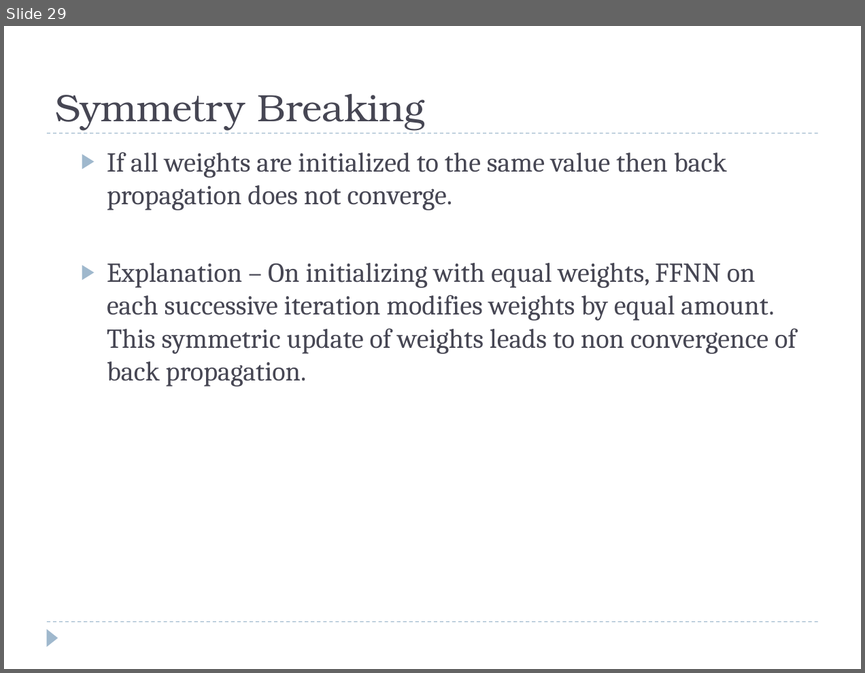
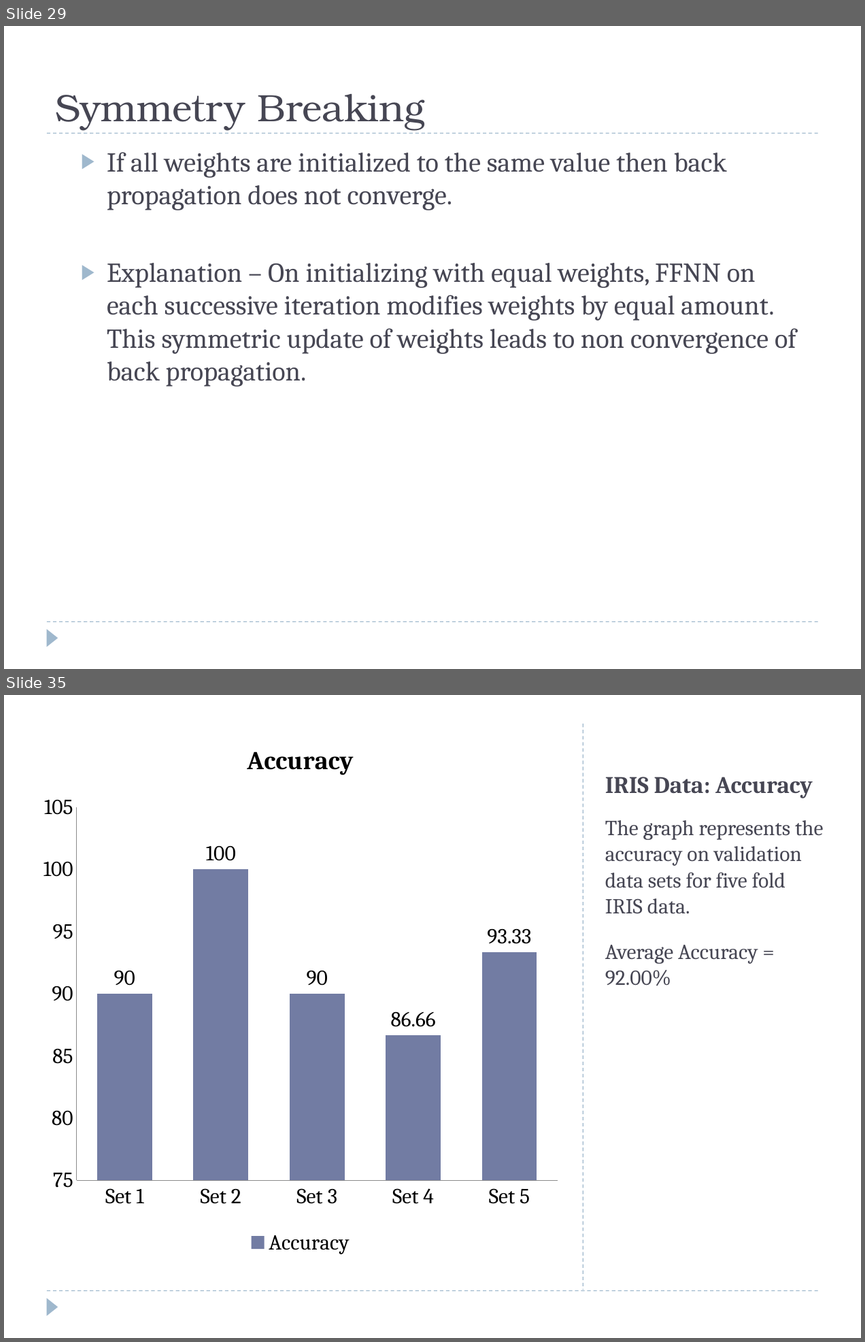
Before and after one commit to mayank127/AILab, a slide deck: slides/backpropagation.pptx. Shown one above the other, each under a label of ours: slide 29 before the commit, slides 29 and 35 after it; the slides between them are not shown. The pictures are 865x673 and 865x1342 pixels, drawn with LibreOffice and Linux fonts; fonts in the diff are those of the drawing. Boxes give left, top, right and bottom in pixels: in the first picture for what was removed or moved away, otherwise in the second. Text is boxed around its words. In the diff, an @@ line names an element or a change of style, - is before the commit and + after.

```diff
--- a/slides/backpropagation.pptx
+++ b/slides/backpropagation.pptx
@@ slide 35 added at [4, 695, 861, 1338], background #FFFFFF; not listed: 2 template elements that a slide beside it also shows @@
@@ column chart added at [33, 724, 568, 1259] @@
+title "Accuracy"
+categories: Set 1, Set 2, Set 3, Set 4, Set 5
+Accuracy: 90, 100, 90, 86.66, 93.33
@@ line added from (583, 724) to (583, 1289), #9FB8CD 0.75 pt dashed @@
@@ title added at [605, 777, 813, 798], 20 pt, text #464653, bold @@
+IRIS Data: Accuracy
@@ text added at [605, 820, 823, 986], 18 pt, text #464653 @@
+The graph represents the accuracy on validation data sets for five fold IRIS data.
+Average Accuracy = 92.00%
```
Also in this commit, not shown: 9 other slides added, 1 other file.
